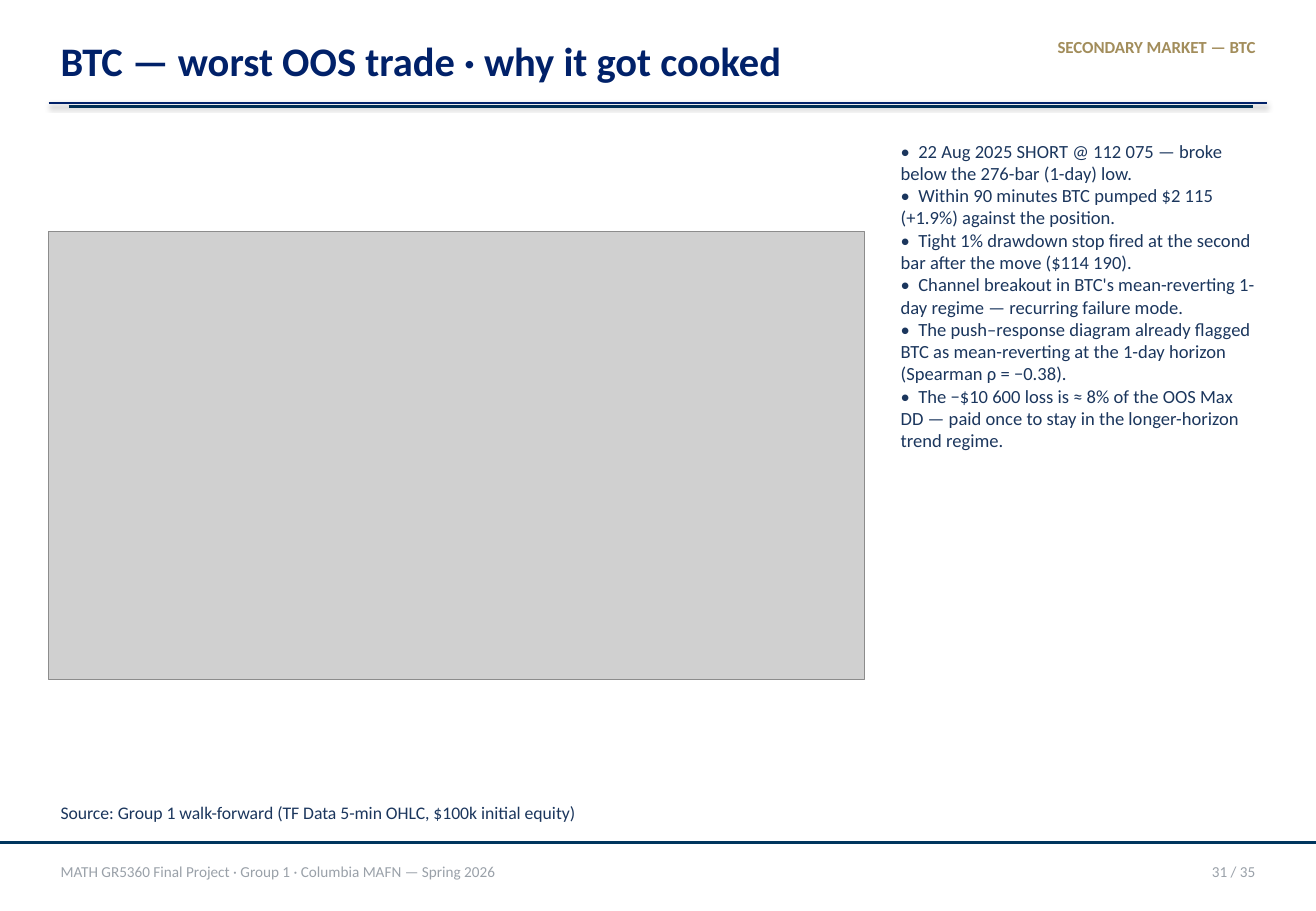
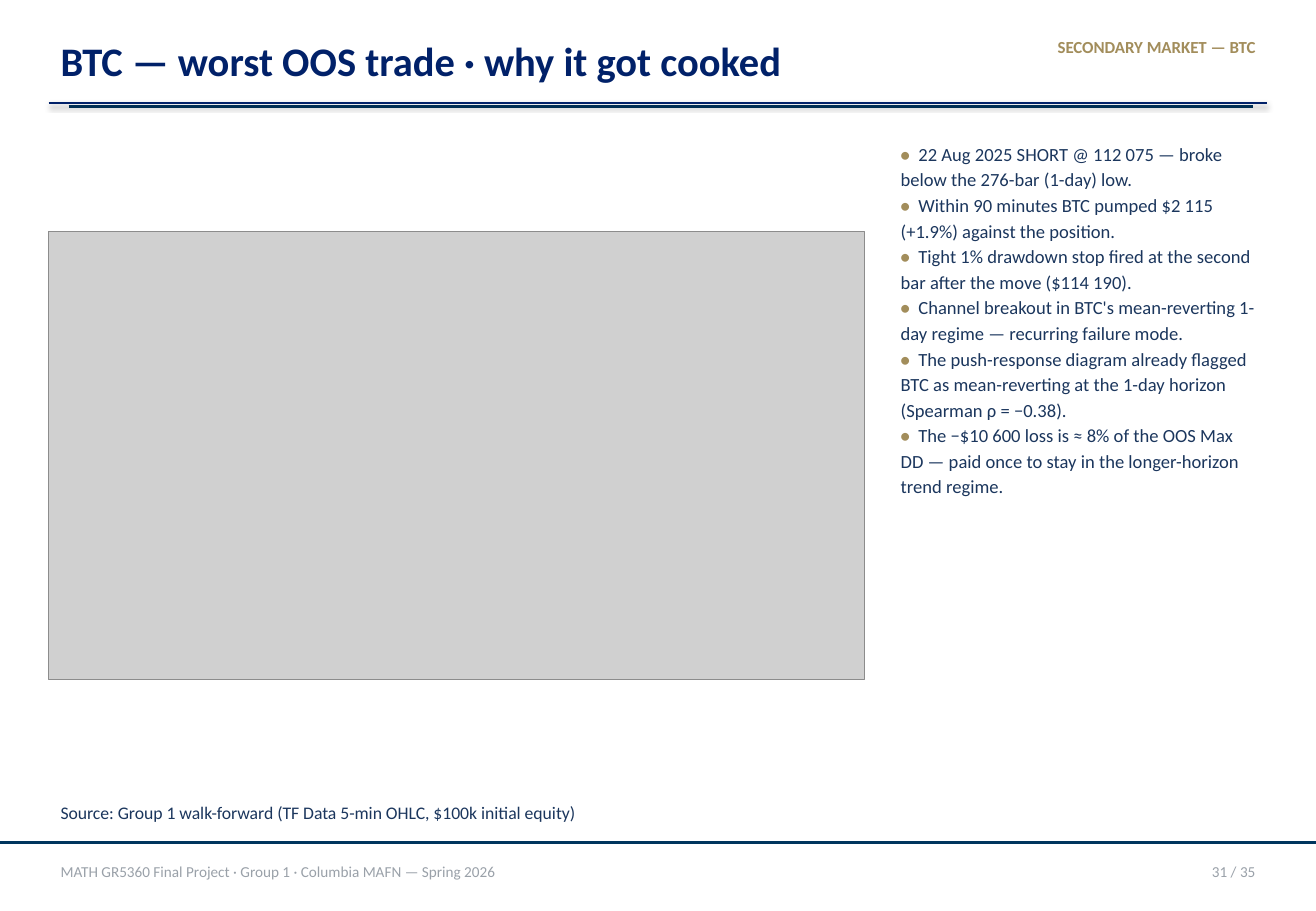
Before and after one commit to Cuivie/MATH5360_Final_Project, a slide deck: slide 31 of report/presentation/MATH5360_Final_Group1.pptx. Drawn at 1316x911 pixels with LibreOffice and Linux fonts; fonts in the diff are those of the drawing; grey boxes stand for pictures; background and template pictures are left out. Boxes give left, top, right and bottom in pixels: in the first picture for what was removed or moved away, otherwise in the second. Text is boxed around its words. In the diff, an @@ line names an element or a change of style, - is before the commit and + after.

```diff
--- a/report/presentation/MATH5360_Final_Group1.pptx
+++ b/report/presentation/MATH5360_Final_Group1.pptx
@@ text at (x1=901, y1=148, x2=1254, y2=496): text colour #1B365D to #A28D5B, bold on in "•", "•", "•", "•" and 1 more places; line spacing 1 to 1.15 @@
@@ text at (x1=901, y1=353, x2=1246, y2=420): text changed @@
-• The push–response diagram already flagged BTC as mean-reverting at the 1-day horizon (Spearman ρ = −0.38).
+• The push-response diagram already flagged BTC as mean-reverting at the 1-day horizon (Spearman ρ = −0.38).
```
Also in this commit, not shown: 10 other slides changed, 14 slides added, 14 slides removed, 9 other files.
